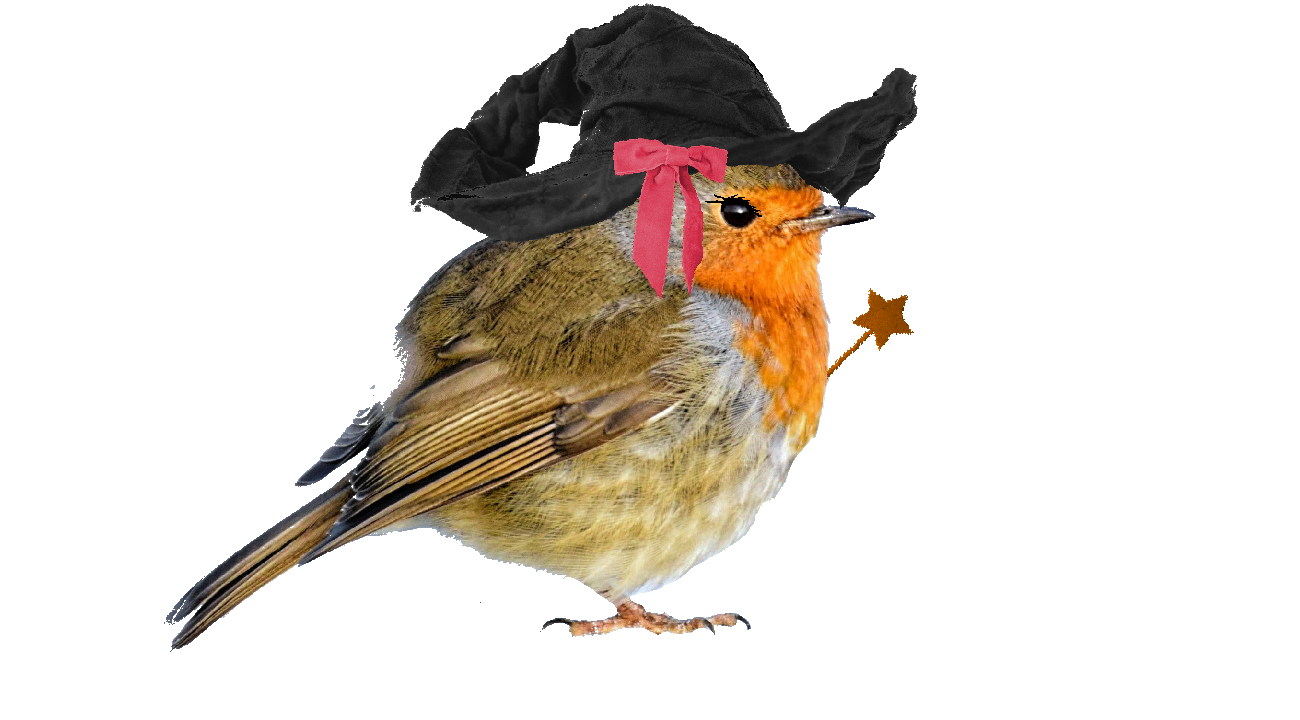
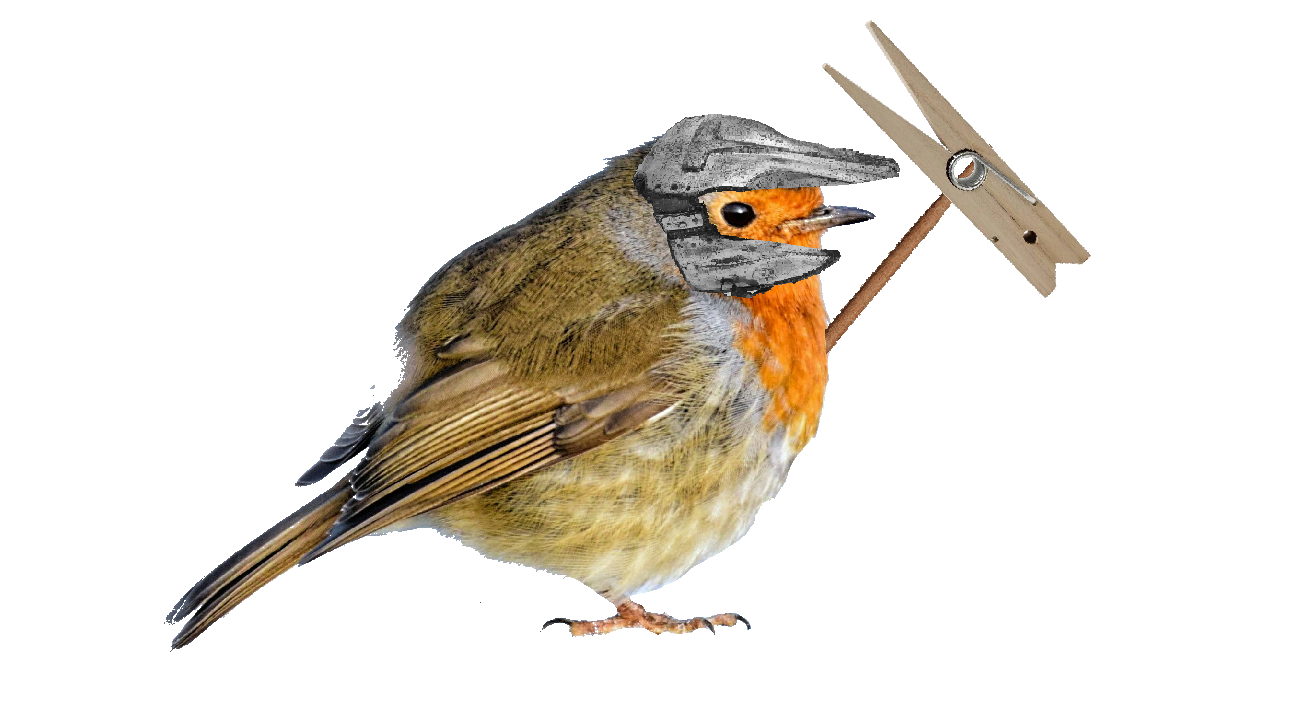
Layered file, before and after one edit (1300px x 720px). Changes by layer:
hid "Female" over <box>613,138,762,299</box>
showed group "Knight" (6 layers) over <box>529,10,1091,360</box>
added layer "Layer1" (1st of 2, in "Knight") in group "Knight" over <box>632,114,900,298</box>
hid group "Wizard" (5 layers) over <box>408,3,918,379</box>
painted on "Hat-Green" (2nd of 2, in "Wizard") over <box>469,83,872,181</box>
